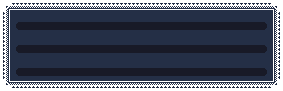
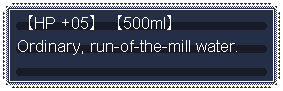
Before/after of a w=283, h=91 layered artwork. What changed in the layer stack:
added layer "EN" above "JP" over bbox(18, 15, 237, 55)
